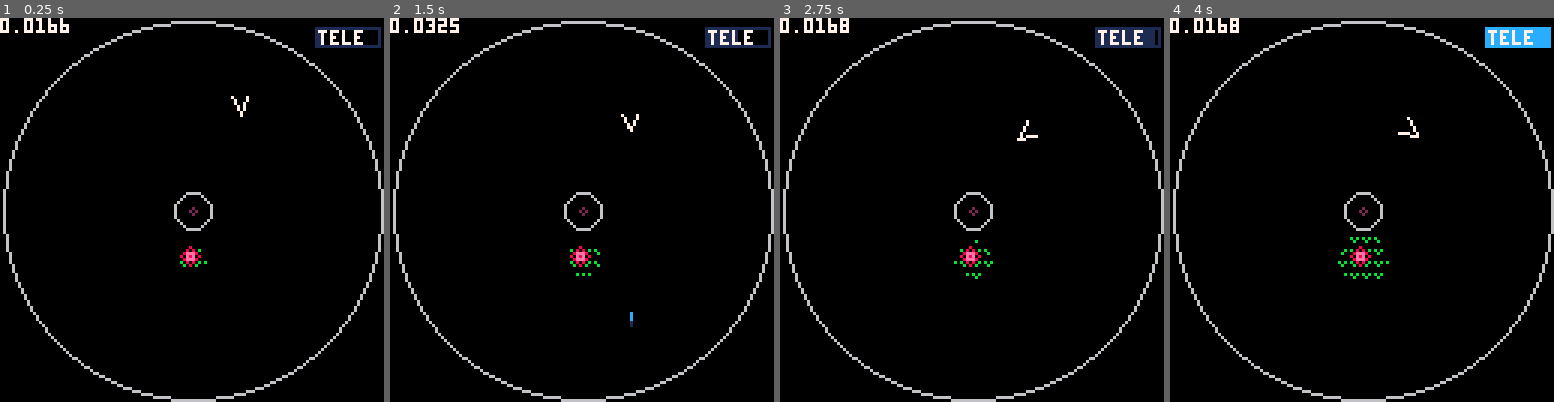
Above: before the commit, frames 1-4 (left to right).
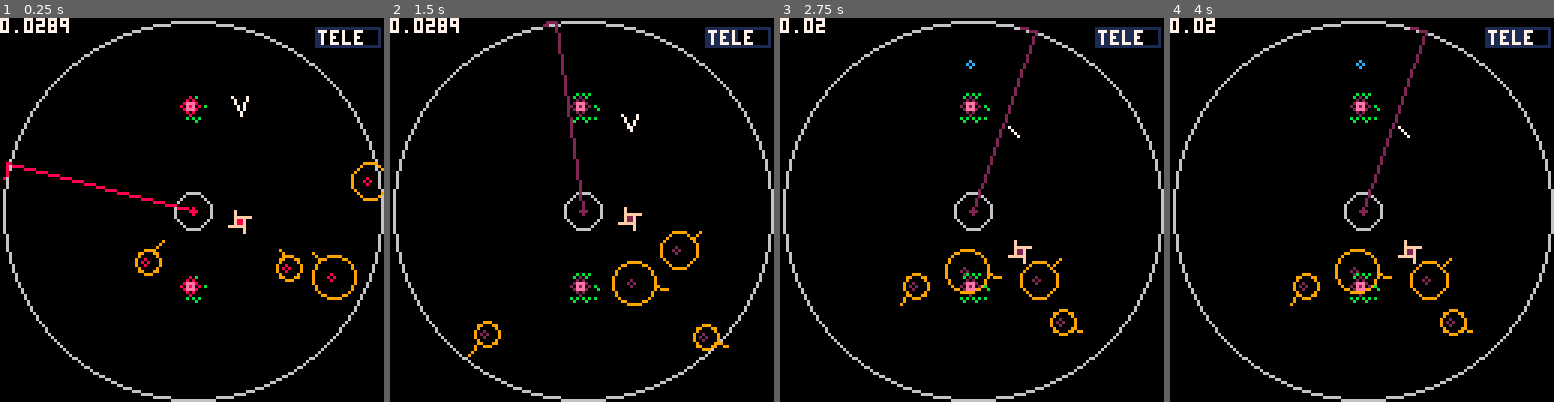
Above: after the commit, the same moments.

Repository: caseylabrack/laser
Game: PICO-8 cartridge laser.p8
Two runs of this game, one before a commit and one after it. Both use one fixed random seed, a clock stepped at 60 frames per second and the inputs below.
Inputs:
- Up to frame 1 (0.25 s): no input
- Up to frame 2 (1.5 s): tap X (X key) at 0.33, 1.07 s; tap O (Z key) at 0.7 s
- Up to frame 3 (2.75 s): hold Right 1.6-2.1 s; tap O (Z key) at 1.7, 2.1, 2.5 s; tap X (X key) at 1.85 s; hold Up 2.15-2.42 s; hold Right from 2.47 s (still down)
- Up to frame 4 (4 s): tap O (Z key) at 2.9, 3.3, 3.7 s; tap X (X key) at 2.97 s; release Right at 3.03 s; hold Left 3.08-3.58 s; hold Down 3.63-3.97 s

The runs differ from the first frame. In frame 1, 2.0% of the frame differs, in the area x 0-100%, y 0-75%; in frame 2, 2.2%; in frame 3, 2.5%; in frame 4, 3.1%, in the area x 9-100%, y 0-83%.

Commit message:
simpler better flowers

Diff:
--- a/laser.p8
+++ b/laser.p8
@@ -8,26 +8,27 @@
 --  bullet damage tweak?
 --  bigger bullet
 --  single spawn func (async)
+--  lives,level restarts
 
 p = {x=80,y=30,dx=0,dy=0,
 					a=.75,t=.25,rt=.05,r=3,
 					friction=.92,hop=25,charge=0,fullcharge=90,
 					enabled=true,controllable=true,alive=true,
-					thrusting=false,dmg=3}
+					thrusting=false}
 ps= {} --player death particles
 lz= {} --lasers
 zs= {} --safe zones
 hs= {} --homing bombs
 as= {} --animations (coroutines)
 fs= {} --flowers
-b = {x=0,y=0,dx,dy,a=0,r=1,speed=5,enabled=false}
+b = {x=0,y=0,dx,dy,a=0,r=2,speed=5,enabled=false}
 w = {enabled=false,start=0,duration=100,r=0}
 inner = {x=64,y=64,r=6}
 outer = {x=64,y=64,r=63}
 maxrspeed=2
 minrspeed=.5
-lvl=7
-lives=3
+lvl=9
+lives=8
 passes={}
 log = ""
 isgameover=false
@@ -80,38 +81,47 @@
 p.dx*=p.friction
 p.dy*=p.friction
 
+--flowers
 for f in all(fs) do
 	f.tick+=1
 	for l in all(f) do --each leaf
-		if (l.r>=2 and touching(p,l)) died()
-		if f.tick%30==0 then --grow
+		if touching(p,l) then died() end
+		l.growcount+=1
+		if l.growcount>f.growgoal and l.r<12 then --grow
 			if not touching(l,inner) then
-				local g=l.p
-				while g~=nil do
-					if not g.alive then l.alive=false end
-					g=g.p
-				end
-				if l.r<fmaxsizes[l.g] and l.alive then
-					l.r+=1
+				l.r+=1
+				l.growcount=0
+			end
+		end
+	end
+	if f.tick%150==0 and #f<f.max then --bud
+		local couldbuds=filter(function(x) return x.r>=12 end, f)
+		if #couldbuds>0 then
+			local k={}
+			local ang=0
+			local colliding=true
+			local i=0
+			local l={}
+			while colliding and i<100 do
+				i+=1
+				l=rnd(couldbuds)
+				ang=rnd(1)
+				k.x=l.x+cos(ang)*l.r	k.y=l.y+sin(ang)*l.r
+				k.r=8
+				colliding=false
+				for m in all(f) do
+					if m~=l then
+						if touching(m,k) then
+							colliding=true
+							break
+						end
+					end
 				end
 			end
-		end
-	end
-	if f.tick%150==0 and #f<f.max then --bud
-		local couldbuds=filter(function(x) return x.alive and x.r>=fmaxsizes[x.g] and x.g<#fmaxsizes end, f)
-		if #couldbuds>0 then
-			local l=rnd(couldbuds)
-			local k={}
-			local ang=rnd(1)
-			if l.p~=nil then
-				ang=atan2(l.x-l.p.x,l.y-l.p.y)
-				ang+=-.25+rnd(.50)
+			if i<100 then
+				k.r=2	k.growcount=0
+				add(f,k)
 			end
-			k.x=l.x+cos(ang)*l.r	k.y=l.y+sin(ang)*l.r
-			k.r=2
-			k.g=l.g+1 k.p=l k.alive=true
-			add(l.children,k)
-			add(f,k)
 		end
 	end
 end
@@ -242,19 +252,18 @@
 if b.enabled then
 	local x1=b.x
 	local y1=b.y
-	for i=1,10 do
-		b.x=x1+b.dx*i/10
-		b.y=y1+b.dy*i/10
+	for i=1,5 do
+		b.x=x1+b.dx*i/5
+		b.y=y1+b.dy*i/5
 		for f in all(fs) do --flowers
 			for l in all(f) do --leaves
-				if l.alive and touching(b,l) then
+				if touching(b,l) then
 					b.enabled=false
-					l.r-=1
+					l.r-=2
+					l.growcount=0
 					if l.r<3 then
-						printh(#f)
-						del(l,f)
-						printh(#f)
---							l.alive=false l.r=0
+						del(f,l)
+						if #f==0 then del(fs,f) end
 					end
 					goto donebullet
 				end
@@ -263,7 +272,7 @@
 		for v in all(rs) do --roids
 			if touching(b,v) then
 				b.enabled=false
-				v.r-=1
+				v.r-=2
 				if v.r<2 then	del(rs,v) end
 				goto donebullet
 			end
@@ -277,25 +286,13 @@
 				goto donebullet
 			end
 		end
-		if touching(inner,b) then
+		if touching(inner,b) or not touching(outer,b) then
 			b.enabled=false
 			goto donebullet
 		end
-		if not touching(outer,b) then
-			b.enabled=false
-			goto donebullet
-		end
 	end
 end
 ::donebullet::
-
-for f in all(fs) do
-	local anyalive=false
-	for l in all(f) do
-		if l.alive then anyalive=true break end
-	end
-	if not anyalive then f.active=false end
-end
 
 --level win
 if #rs==0 and #fs==0 and not transitioning then
@@ -306,6 +303,7 @@
 	hs={}
 	add(passes,true)
 	lvl+=1
+	if lvl>#lvls then lvl=1 end
 	lvls[lvl]()
 end
 end
@@ -351,43 +349,6 @@
 cls()
 circ(64,64,63,6) -- outer
 
---flowers
-for f in all(fs) do
-	for l in all(f) do
-		if l.r>=2 then
---			circ(l.x,l.y,l.r+1,8)
-		end
-	end
-	for l in all(f) do
-		if l.r>=2 then
-			fillp(ˇ)
-	--			ˇ∧
-			circfill(l.x,l.y,l.r,11)
-			fillp()
---			circ(l.x,l.y,l.r,14)
-		end
-	end
-	for l in all(f) do
-		if l.r>=2 then
-			spr(20,l.x-4,l.y-4)
-		end
-	end
-
---	if (f[1].alive) spr(20,f[1].x-4,f[1].y-4)
-end
-
---emitter
-circ(64,64,inner.r,6)
-circ(64,64,1,8)
-if #lz==0 then circ(64,64,1,2) end
-
---homing bombs
-for h in all(hs) do
-	if not h.enabled then pal(8,2) end
-	spr((flr(h.frametick%8)/2)+16,h.x-4,h.y-4)
---	pal()
-end
-
 --safe zone
 for z in all(zs) do
 	fillp(░)
@@ -396,6 +357,30 @@
 	fillp()
 	circfill(z.x,z.y,z.r-z.t,0)
 	circ(z.x,z.y,z.r,1)
+end
+
+--flowers
+for f in all(fs) do
+	for l in all(f) do
+			fillp(ˇ)
+			circfill(l.x,l.y,l.r,11)
+			fillp()
+	end
+	for l in all(f) do
+			spr(20,l.x-4,l.y-4)
+	end
+end
+
+--emitter
+circ(64,64,inner.r,6)
+circ(64,64,1,8)
+if #lz==0 then circ(64,64,1,2) end
+
+--homing bombs
+for h in all(hs) do
+	if not h.enabled then pal(8,2) end
+	spr((flr(h.frametick%8)/2)+16,h.x-4,h.y-4)
+--	pal()
 end
 
 --laser
@@ -459,10 +444,11 @@
 
 --bullet
 if b.enabled then
-	local dx=cos(b.a+5)
-	local dy=sin(b.a+5)
-	line(b.x+dx*2,b.y+dy*2,b.x+dx*4,b.y+dy*4,1)
-	line(b.x,b.y,b.x+dx*2,b.y+dy*2,12)
+	circ(b.x,b.y,1,12)
+--	local dx=cos(b.a+5)
+--	local dy=sin(b.a+5)
+--	line(b.x+dx*2,b.y+dy*2,b.x+dx*4,b.y+dy*4,1)
+--	line(b.x,b.y,b.x+dx*2,b.y+dy*2,12)
 end
 
 if w.enabled then
@@ -539,23 +525,42 @@
 lvls[7]=function()
 --	spawnroid()
 --	rs[1].dx=0 rs[1].dy=0
---	for i=1,4 do spawnroid() end
+	for i=1,4 do spawnroid() end
+	local root=spawnflower()
+	root.y=30
+end
+lvls[8]=function()
+	for i=1,4 do spawnroid() end
+	local root=spawnflower()
+	root.y=30
+	root=spawnflower()
+	root.y=90
+	add(lz,{a=.5,x=0,y=0,speed=.005})
+end
+lvls[9]=function()
+	spawnbomb()
+	for i=1,4 do spawnroid() end
+	local root=spawnflower()
+	root.y=30
+	root=spawnflower()
+	root.y=90
+	add(lz,{a=.5,x=0,y=0,speed=.005})
+end
+
+
+
+function spawnflower()
 	local f={}
-	f.tick=tick f.max=12 f.active=true
+	f.tick=tick+flr(rnd(10))
+	f.max=12
+	f.growgoal=30 --grow rate
+	f.br=150 --bud rate
 	local fr={}
-	fr.x=64 fr.y=80 fr.r=4 fr.g=1 fr.p=nil fr.alive=true
-	fr.lastspawned=0 fr.children={}
+	fr.x=64 fr.y=90 fr.r=4
+	fr.growcount=0
 	add(f,fr)
 	add(fs,f)
-
---	local f2={}
---	f2.tick=tick f2.max=12 f2.active=true
---	local fr2={}
---	fr2.x=64 fr2.y=40 fr2.r=4 fr2.g=1 fr2.p=nil fr2.alive=true
---	fr2.lastspawned=0 fr2.children={}
---	add(f2,fr2)
---	add(fs,f2)
-
+	return fr --calling code can modify defaults
 end
 
 function safezone()
